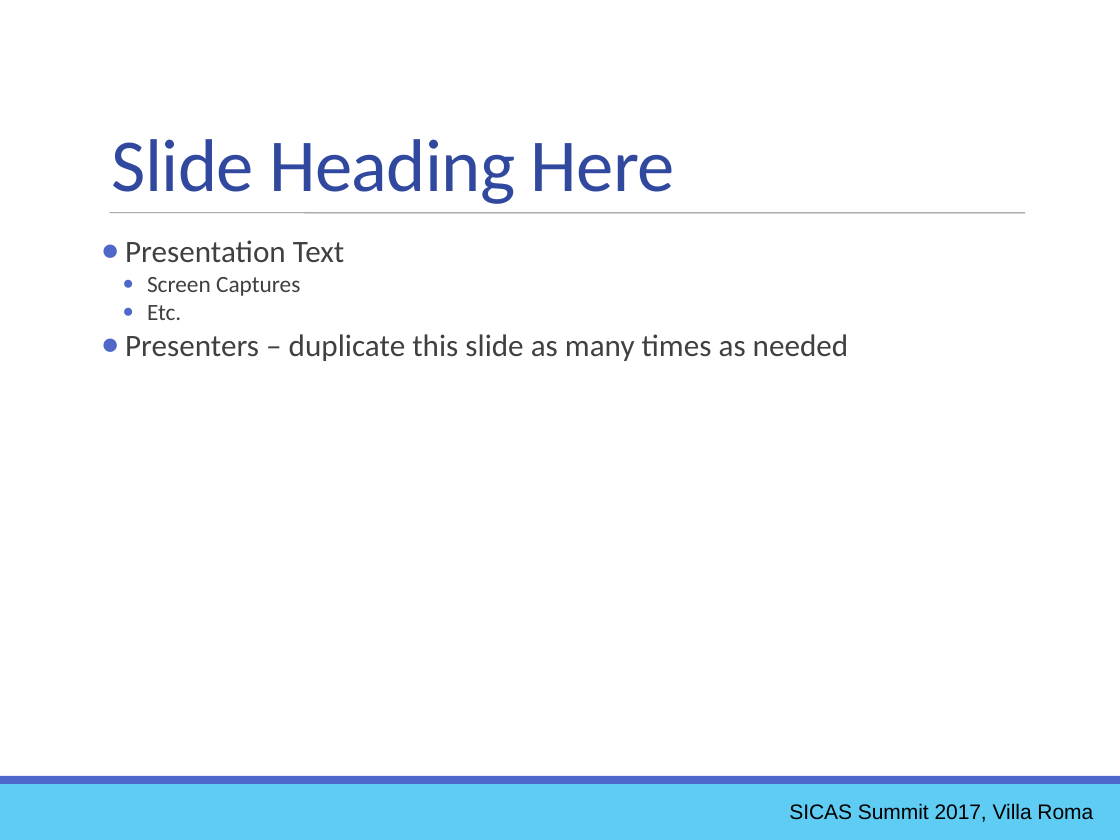
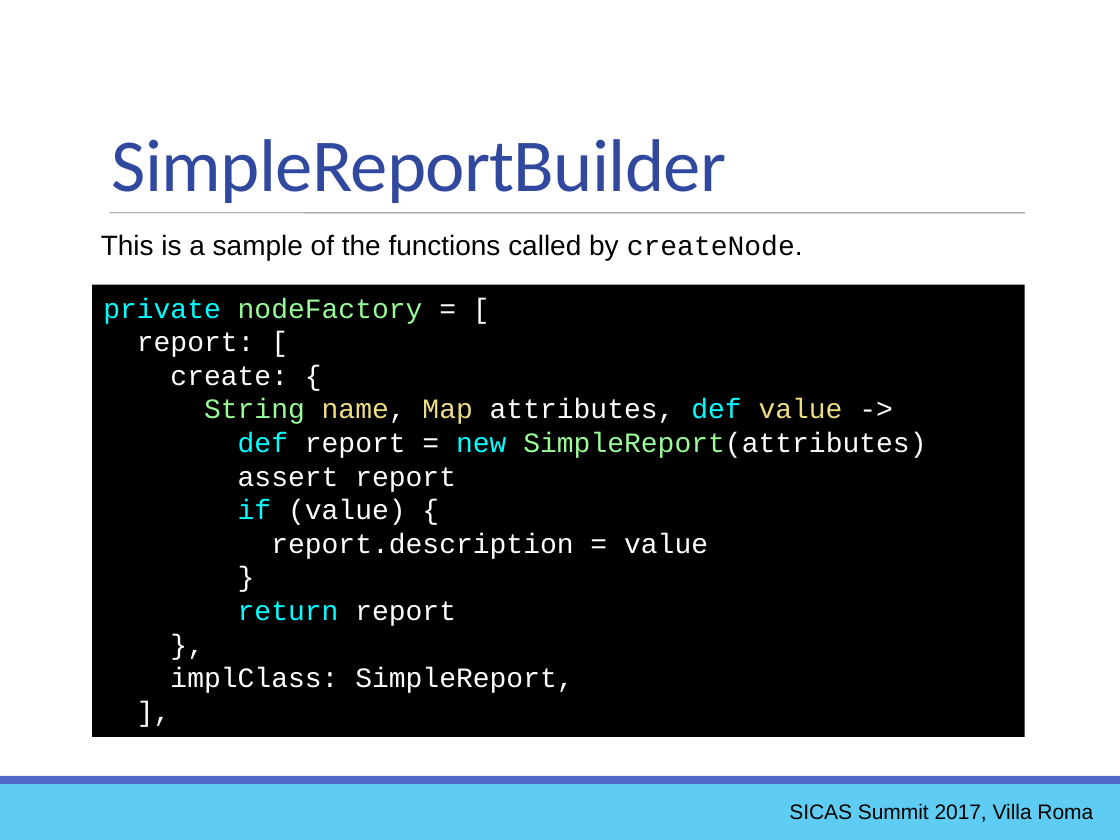
Before and after one commit to ewcole/simple_report, a slide deck: slide 36 of docs/SICAS_2017/Cole_Drop-In Reporting with Groovy.pptx. Drawn at 1120x840 pixels with LibreOffice and Linux fonts; fonts in the diff are those of the drawing. Boxes give left, top, right and bottom in pixels: in the first picture for what was removed or moved away, otherwise in the second. Text is boxed around its words. In the diff, an @@ line names an element or a change of style, - is before the commit and + after.

```diff
--- a/docs/SICAS_2017/Cole_Drop-In Reporting with Groovy.pptx
+++ b/docs/SICAS_2017/Cole_Drop-In Reporting with Groovy.pptx
@@ text at bbox=[112, 139, 726, 203]: text changed @@
-Slide Heading Here
+SimpleReportBuilder
@@ text at bbox=[101, 234, 803, 260]: text changed; size 20 to 18 pt; font Calibri to Arial; text colour #404040 to #000000 @@
-● Presentation Text
-      ● Screen Captures
-      ● Etc.
-● Presenters – duplicate this slide as many times as needed
+This is a sample of the functions called by createNode.
@@ rectangle added at bbox=[92, 284, 1025, 737], fill #000000, 18 pt, text #FFFFFF @@
+private nodeFactory = [
+report: [
+create: {
+String name, Map attributes, def value ->
+def report = new SimpleReport(attributes)
+assert report
+if (value) {
+report.description = value
+}
+return report
+},
+implClass: SimpleReport,
+],
```
Also in this commit, not shown: 3 other slides changed, 2 slides added, 2 slides removed, 2 other files.
